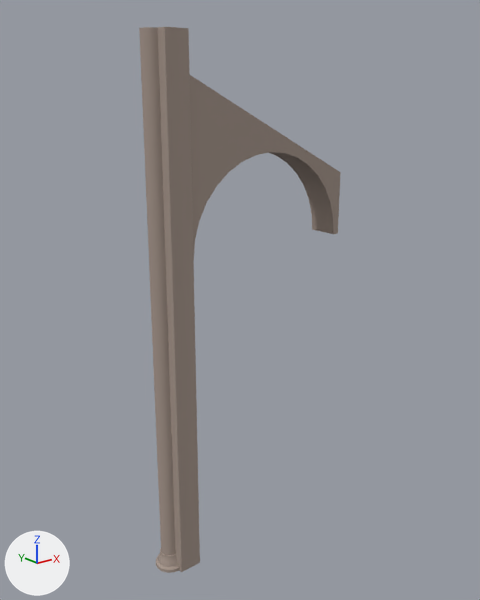
Renders of the FBX model Magic Library/Assets/Assets/Art/Meshes/Forehall_Column.FBX from each side of a commit.
One viewpoint serves both versions: a 50 mm lens placed at (-4.1, 0.06, 14.48), pointed at (8.38, 15.66, 8.24). The lights are fixed; the arrows at lower left show +X, +Y and +Z. Where no turn or scale is listed for an object, it has been applied to the vertices.

Objects in the first picture: 'Forehall_Column'.
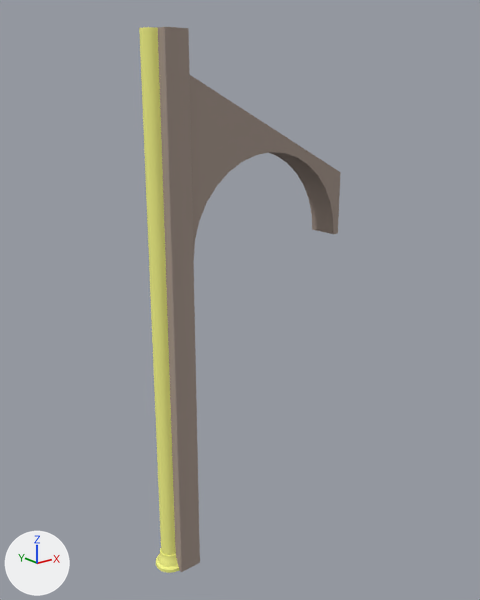
What the commit changed:
Material '09 - Default' (mat_09___default) is new.
Its base color is (0.918, 0.925, 0.243) (yellow #f6f687).
Its roughness is 0.859.
me_mesh has 155 vertices, 236 faces and spans x -7.1..0.0, y -0.6..0.6, z 0.0..16.0.
me_mesh is used by ob_forehall_column; location (12.0, 15.5, 0.0).
me_mesh part 1: all 112 faces centred in x -7.1..-6.6, y -0.5..0.5, z 0.0..0.5 switch from mat_02___default (its picture is missing) to mat_09___default (yellow #f6f687).
me_mesh part 2: all 8 faces centred in x -6.9..-6.6, y -0.3..0.3, z 5.7 switch from mat_02___default (its picture is missing) to mat_09___default (yellow #f6f687).
me_mesh part 3: all 8 faces centred in x -6.9..-6.6, y -0.3..0.3, z 10.8 switch from mat_02___default (its picture is missing) to mat_09___default (yellow #f6f687).

Location of each change, (x1, y1, x2, y2) in pixels of the pictures (480 x 600 px):
part 1 of me_mesh, recoloured (grey to yellow): (156, 548, 179, 573) in both
part 2 of me_mesh, recoloured: (142, 37, 176, 555) in both
part 3 of me_mesh, recoloured: (139, 27, 172, 541) in both
